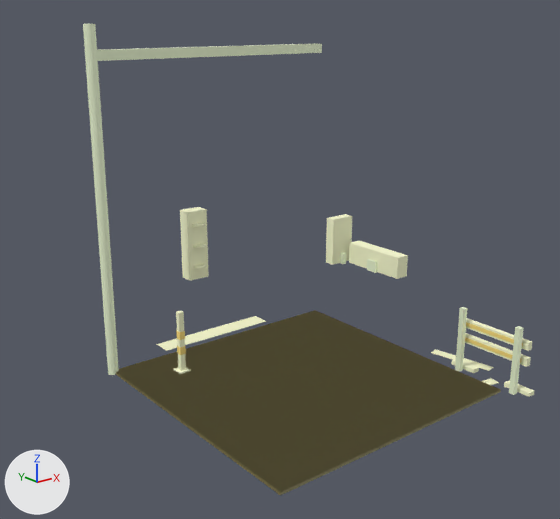
One commit to the glTF model exports/gltf/scene_signalized_intersection.glb: the scene before it, then after it.
Rendered twice from a 50 mm camera at (-6.68, -7.84, 5.09) aimed at (-0.39, 0.02, 1.94). Every picture has the same lights, and +X, +Y and +Z are marked at lower left. The first picture is the older version.

Names of what the first picture shows: 'body', 'body.001', 'housing', 'housing.001', 'housing.002', 'leg_left', 'mast_arm', 'pole_vertical', 'stripe_4' and 18 more.
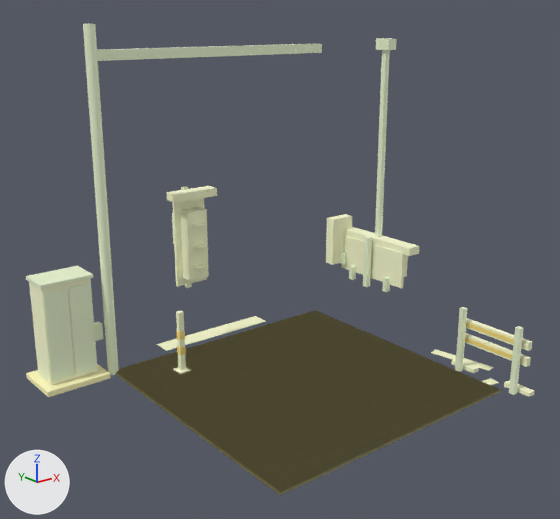
Boxes (x1, y1, x2, y2) around the edits, measured in the pictures (560 x 519 px):
'door_left', added: after (43, 288, 74, 382)
'door_right', added: after (68, 283, 97, 375)
'plate.001', added (beige): after (342, 236, 405, 288)
'cabinet', added (beige): after (29, 278, 98, 386)
'hanger_shaft', added: after (375, 50, 390, 237)
'pad', added (beige): after (26, 364, 110, 397)
'plate', added (beige): after (172, 198, 207, 286)
'roof_cap', added (pale green): after (26, 266, 93, 289)
'hood.001', added (beige): after (346, 227, 419, 256)
'hood', added (beige): after (166, 186, 217, 203)
'mount_strap.001', added: after (363, 236, 372, 287)
'hanger_top', added: after (376, 38, 396, 50)
'service_box', added: after (94, 322, 103, 341)
'brace_left.001', added: after (382, 277, 390, 292)
'brace_right.001', added: after (349, 265, 356, 280)
'mount_strap', added: after (181, 187, 192, 288)
'housing.001', unchanged, covered by the edit: before (349, 241, 408, 279); after (404, 255, 408, 277)

Diff of the bpy script that builds the scene:
```diff
--- a/exports/gltf/scene_signalized_intersection.glb.py
+++ b/exports/gltf/scene_signalized_intersection.glb.py
@@ ob_service_box @@
+ob_service_box = bpy.data.objects.new('service_box', me_service_box)  # a box spanning x -2.24..-2.08, y 2.09..2.21, z 0.54..0.78; in mat_mat_metal_galvanized (pale green #f3ffda)
+ob_service_box.location = (0.0, 0.0, 0.0)
@@ ob_door_left @@
+ob_door_left = bpy.data.objects.new('door_left', me_door_left)  # a box spanning x -2.945..-2.615, y 2.0..2.02, z 0.14..1.48; in mat_mat_metal_galvanized (pale green #f3ffda)
+ob_door_left.location = (0.0, 0.0, 0.0)
@@ ob_door_right @@
+ob_door_right = bpy.data.objects.new('door_right', me_door_right)  # a box spanning x -2.585..-2.255, y 2.0..2.02, z 0.14..1.48; in mat_mat_metal_galvanized (pale green #f3ffda)
+ob_door_right.location = (0.0, 0.0, 0.0)
@@ ob_roof_cap @@
+ob_roof_cap = bpy.data.objects.new('roof_cap', me_roof_cap)  # a box spanning x -2.99..-2.21, y 1.99..2.51, z 1.55..1.6; in mat_mat_metal_galvanized (pale green #f3ffda)
+ob_roof_cap.location = (0.0, 0.0, 0.0)
@@ ob_cabinet @@
+ob_cabinet = bpy.data.objects.new('cabinet', me_cabinet)  # a box spanning x -2.96..-2.24, y 2.02..2.48, z 0.08..1.54; in mat_mat_signal_housing (beige #fdffd4)
+ob_cabinet.location = (0.0, 0.0, 0.0)
@@ ob_pad @@
+ob_pad = bpy.data.objects.new('pad', me_pad)  # a box spanning x -3.08..-2.12, y 1.86..2.64, z 0.0..0.08; in mat_mat_concrete (beige #fffabf)
+ob_pad.location = (0.0, 0.0, 0.0)
@@ ob_hanger_shaft @@
+ob_hanger_shaft = bpy.data.objects.new('hanger_shaft', me_hanger_shaft)  # a box spanning x 1.96..2.04, y 0.46..0.54, z 1.67..4.62; in mat_mat_metal_galvanized (pale green #f3ffda)
+ob_hanger_shaft.location = (0.0, 0.0, 0.0)
@@ ob_hanger_top @@
+ob_hanger_top = bpy.data.objects.new('hanger_top', me_hanger_top)  # a box spanning x 1.92..2.08, y 0.37..0.63, z 4.62..4.78; in mat_mat_metal_galvanized (pale green #f3ffda)
+ob_hanger_top.location = (0.0, 0.0, 0.0)
@@ ob_brace_right_001 @@
+ob_brace_right_001 = bpy.data.objects.new('brace_right.001', me_brace_right_001)  # a box spanning x 1.78..1.86, y 0.84..0.92, z 0.97..1.19; in mat_mat_metal_galvanized (pale green #f3ffda)
+ob_brace_right_001.location = (0.0, 0.0, 0.0)
@@ ob_brace_left_001 @@
+ob_brace_left_001 = bpy.data.objects.new('brace_left.001', me_brace_left_001)  # a box spanning x 1.78..1.86, y 0.08..0.16, z 0.97..1.19; in mat_mat_metal_galvanized (pale green #f3ffda)
+ob_brace_left_001.location = (0.0, 0.0, 0.0)
@@ ob_mount_strap_001 @@
+ob_mount_strap_001 = bpy.data.objects.new('mount_strap.001', me_mount_strap_001)  # a box spanning x 1.73..1.81, y 0.46..0.54, z 0.96..1.78; in mat_mat_metal_galvanized (pale green #f3ffda)
+ob_mount_strap_001.location = (0.0, 0.0, 0.0)
@@ ob_hood_001 @@
+ob_hood_001 = bpy.data.objects.new('hood.001', me_hood_001)  # a box spanning x 1.87..2.09, y -0.28..1.28, z 1.63..1.75; in mat_mat_signal_housing (beige #fdffd4)
+ob_hood_001.location = (0.0, 0.0, 0.0)
@@ ob_plate_001 @@
+ob_plate_001 = bpy.data.objects.new('plate.001', me_plate_001)  # a box spanning x 1.845..1.895, y -0.17..1.17, z 1.09..1.65; in mat_mat_signal_housing (beige #fdffd4)
+ob_plate_001.location = (0.0, 0.0, 0.0)
@@ ob_brace_left @@
+ob_brace_left = bpy.data.objects.new('brace_left', me_brace_left)  # a box spanning x -0.75..-0.69, y 2.14..2.22, z 1.74..2.22; in mat_mat_metal_galvanized (pale green #f3ffda)
+ob_brace_left.location = (0.0, 0.0, 0.0)
@@ ob_mount_strap @@
+ob_mount_strap = bpy.data.objects.new('mount_strap', me_mount_strap)  # a box spanning x -0.54..-0.46, y 2.19..2.27, z 0.97..2.59; in mat_mat_metal_galvanized (pale green #f3ffda)
+ob_mount_strap.location = (0.0, 0.0, 0.0)
@@ ob_hood @@
+ob_hood = bpy.data.objects.new('hood', me_hood)  # a box spanning x -0.88..-0.12, y 1.91..2.13, z 2.46..2.58; in mat_mat_signal_housing (beige #fdffd4)
+ob_hood.location = (0.0, 0.0, 0.0)
@@ ob_plate @@
+ob_plate = bpy.data.objects.new('plate', me_plate)  # a box spanning x -0.77..-0.23, y 2.105..2.155, z 1.07..2.49; in mat_mat_signal_housing (beige #fdffd4)
+ob_plate.location = (0.0, 0.0, 0.0)
```
